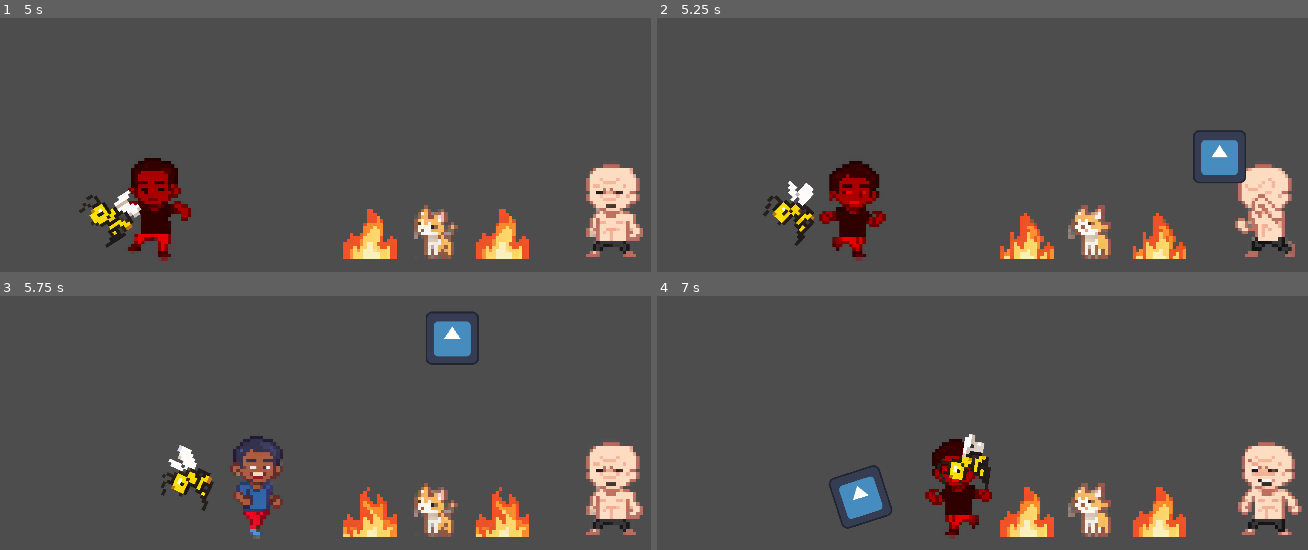
Above: before the commit, frames 1-4 (two rows, left to right).
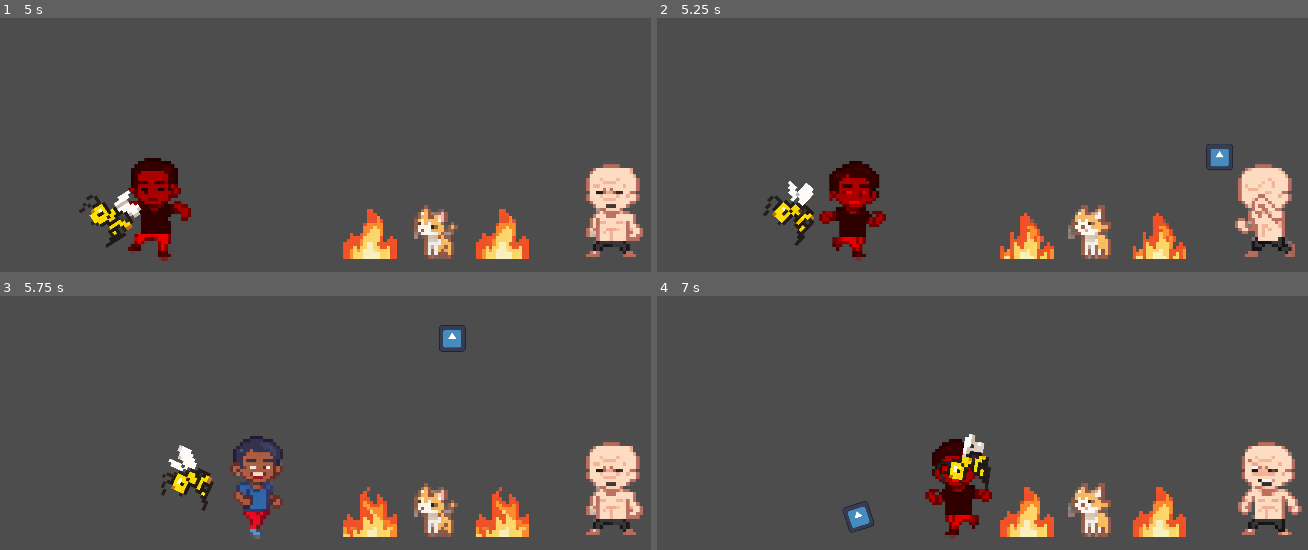
Above: after the commit, the same moments.

Repository: codenergy-dev/maricagamesjam2025_codenergy
Game: Godot game, scene res://scenes/game.tscn
Same seed, same stepped clock (60 frames per second), same inputs: the game is played once before the commit and once after it. The engine's default icon, where the game draws it, is replaced by a stand-in: a white triangle on a blue panel in a dark square.
Inputs:
- Up to frame 1 (5 s): tap Enter (ui_accept) at 0.5, 0.77, 1.52, 3.02, 3.77, 4.52 s; hold Right (ui_right) 0.53-2.03 s; hold Left (ui_left) 2.03-2.78 s; hold Right (ui_right) 2.78-4.28 s; hold Left (ui_left) from 4.28 s (still down)
- Up to frame 2 (5.25 s): release Left (ui_left) at 5.03 s; hold Right (ui_right) from 5.03 s (still down)
- Up to frame 3 (5.75 s): keep holding Right (ui_right)
- Up to frame 4 (7 s): release Right (ui_right) at 5.78 s; hold Left (ui_left) from 5.78 s (still down); tap Enter (ui_accept) at 6.02, 6.77 s

Frame 1 is identical in both runs. In frame 2, 0.9% of the frame differs, in the area x 82-91%, y 44-65%; in frame 3, 0.9%; in frame 4, 1.1%, in the area x 26-37%, y 66-94%.

Commit message:
Decrease projectile size

Diff:
--- a/godot/scenes/projectile.tscn
+++ b/godot/scenes/projectile.tscn
@@ -4,7 +4,7 @@
 [ext_resource type="Script" uid="uid://ubffrlsebhdg" path="res://scripts/projectile.gd" id="1_q3m7n"]
 
 [sub_resource type="CircleShape2D" id="CircleShape2D_q3m7n"]
-radius = 64.0078
+radius = 32.0
 
 [node name="Projectile" type="RigidBody2D" groups=["hitbox"]]
 collision_layer = 32
@@ -14,6 +14,7 @@
 script = ExtResource("1_q3m7n")
 
 [node name="Sprite2D" type="Sprite2D" parent="."]
+scale = Vector2(0.5, 0.5)
 texture = ExtResource("1_c8fcr")
 
 [node name="CollisionShape2D" type="CollisionShape2D" parent="."]
